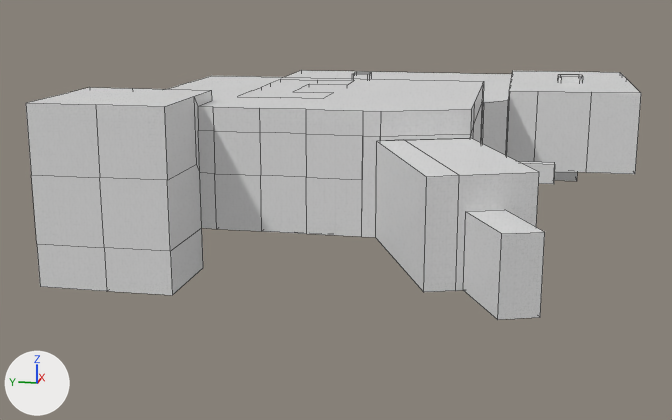
The FBX model Models/Levels/Level3.fbx as it was, and as the next commit left it.
Both versions are drawn from a 50 mm lens placed at (-105.0, -27.5, 17.5), pointed at (-6.6, -7.8, -7.1). The lights are fixed; the arrows at lower left show +X, +Y and +Z. Mesh edges are drawn as thin lines. Where no turn or scale is listed for an object, it has been applied to the vertices.
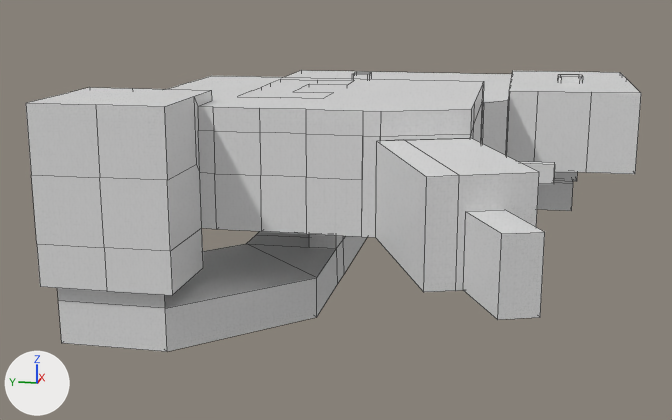
Commit message: completed the third level

Boxes [x1, y1, x2, y2] around the edits, measured in the pictures (672 x 420 px):
'Cube.006', reshaped (12% taller): before [26, 70, 641, 320]; after [26, 70, 641, 351]
part 1 of me_cube_003, built on: after [57, 180, 573, 351]

The change in detail:
me_cube_003 is used by ob_cube_006; location (-8.1, -24.41, -0.76).
me_cube_003 had 436 vertices, 377 faces and spanned x -36.5..43.3, y -16.7..41.0, z -8.8..8.4.
me_cube_003 now has 489 vertices, 421 faces and spans x -36.5..43.3, y -16.7..41.0, z -13.2..8.4.
Part 1, on me_cube_003:
6 faces are deleted.
39 vertices are added at x -24.9..39.1, y -10.6..36.4, z -13.2..-7.2.
14 new vertices lie (0.0, 0.0, 4.0) away from vertices in x -24.9..39.1, y -10.6..36.4, z -13.2.
50 new faces join them.
